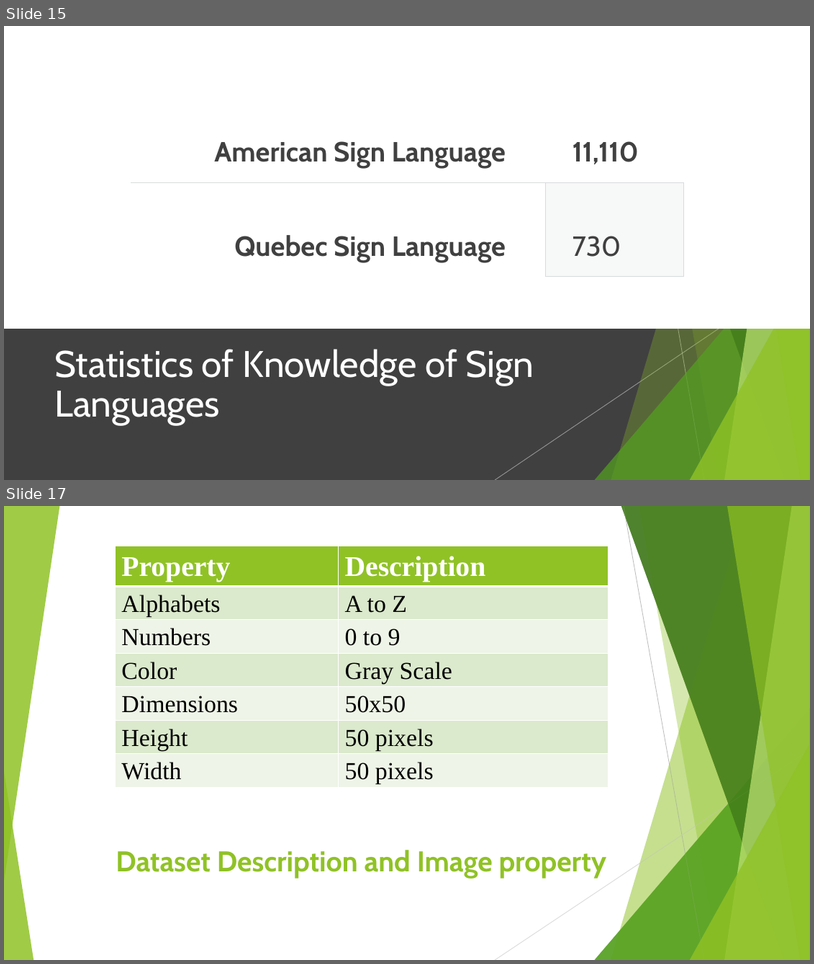
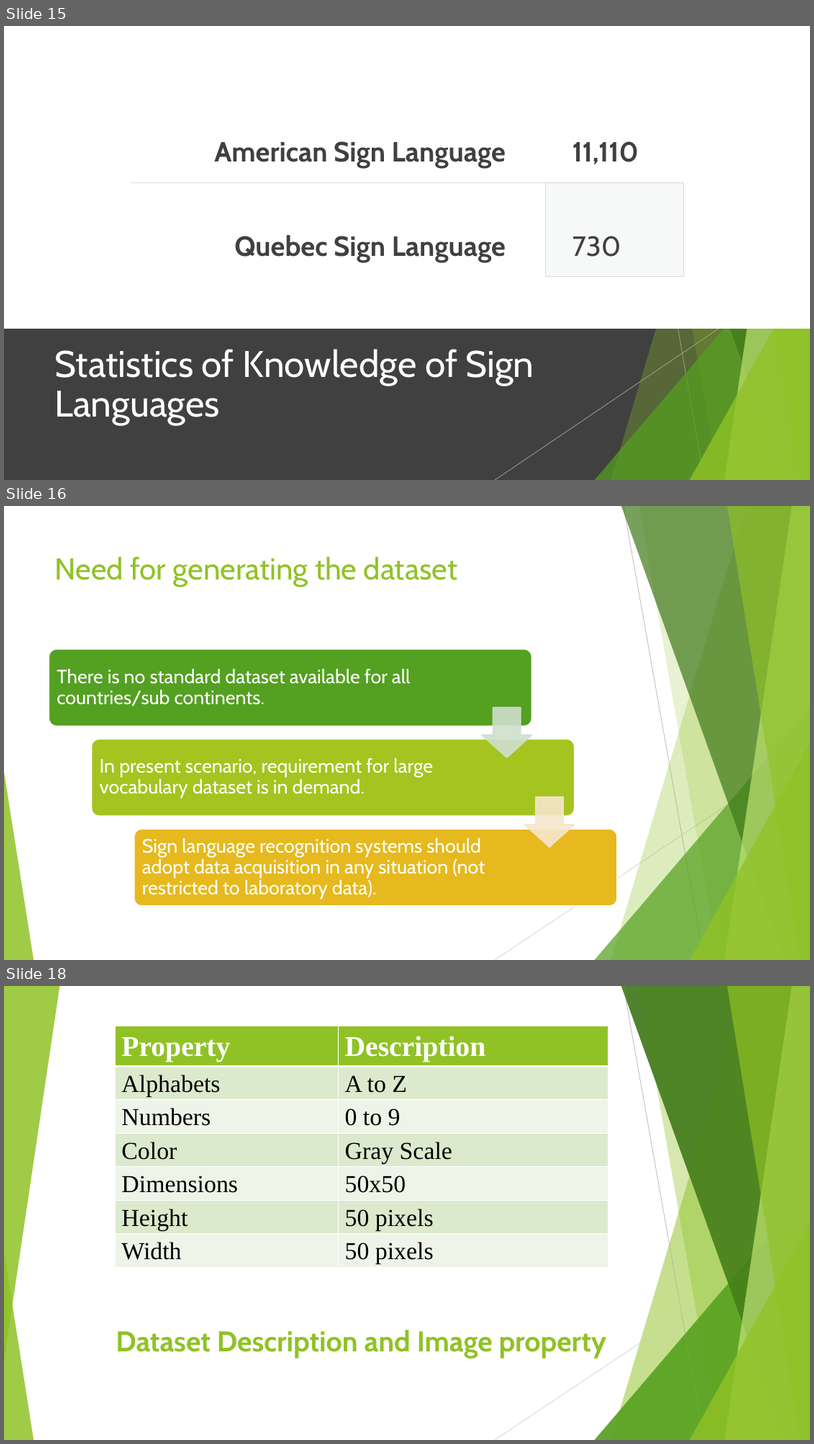
Before and after one commit to sandipgoswami/Mythesis, a slide deck: Sign language/Defence PPT/Sandip-thesis.pptx. Shown one above the other, each under a label of ours: slides 15 and 17 before the commit, slides 15, 16 and 18 after it; the slides between them are not shown. The pictures are 814x964 and 814x1444 pixels, drawn with LibreOffice and Linux fonts; fonts in the diff are those of the drawing. Boxes give left, top, right and bottom in pixels: in the first picture for what was removed or moved away, otherwise in the second. Text is boxed around its words. In the diff, an @@ line names an element or a change of style, - is before the commit and + after.

```diff
--- a/Sign language/Defence PPT/Sandip-thesis.pptx
+++ b/Sign language/Defence PPT/Sandip-thesis.pptx
@@ slide 16 added at [4, 506, 810, 960], background #FFFFFF; not listed: 10 template elements that a slide beside it also shows @@
@@ title added at [55, 556, 458, 587], 36 pt, text #90C226 @@
+Need for generating the dataset
@@ group added at [49, 649, 617, 906]: 3 rounded rectangles, 3 texts, 2 down arrows @@
+There is no standard dataset available for all countries/sub continents.
+In present scenario, requirement for large vocabulary dataset is in demand.
+Sign language recognition systems should adopt data acquisition in any situation (not restricted to laboratory data).
@@ what was slide 17 is now slide 18 @@
```
Also in this commit, not shown: 13 slides changed, 6 other slides added, 6 other files.
